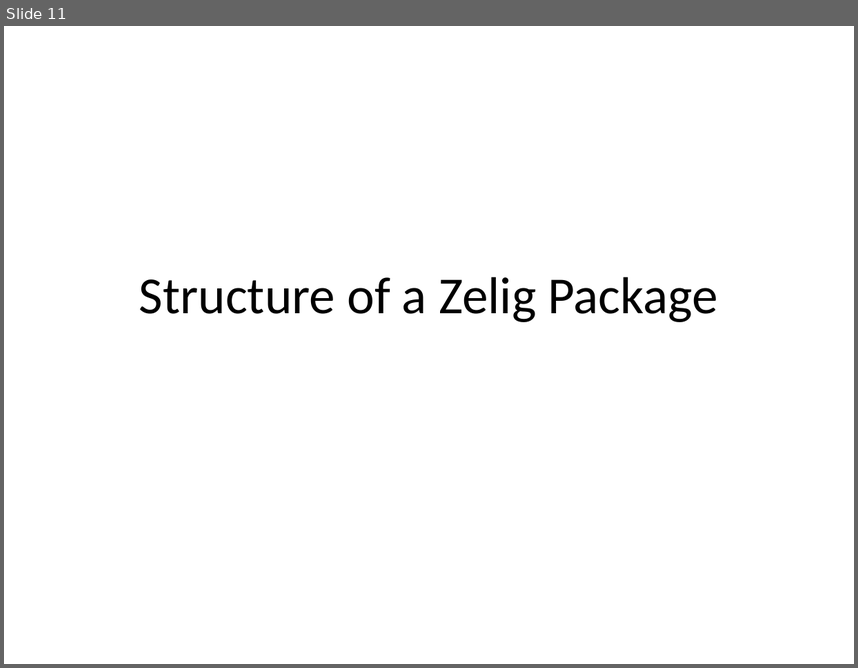
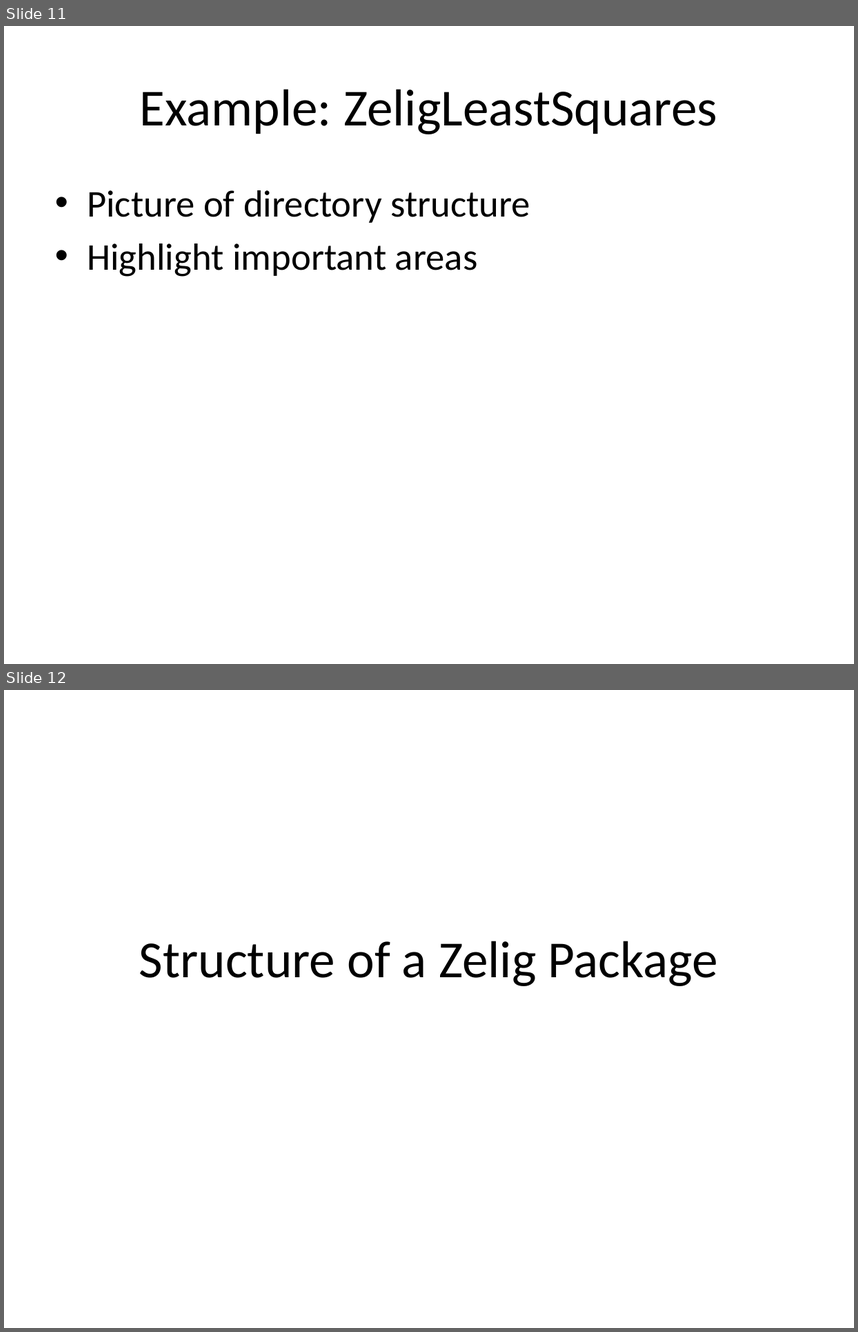
Before and after one commit to IQSS/Zelig4-Documentation, a slide deck: January-Class/Zelig_1_regressions.pptx. Shown one above the other, each under a label of ours: slide 11 before the commit, slides 11 and 12 after it. The pictures are 858x668 and 858x1332 pixels, drawn with LibreOffice and Linux fonts; fonts in the diff are those of the drawing. Boxes give left, top, right and bottom in pixels: in the first picture for what was removed or moved away, otherwise in the second. Text is boxed around its words. In the diff, an @@ line names an element or a change of style, - is before the commit and + after.

Commit message:
Adding "ZeligDemo" as a follow-along

```diff
--- a/January-Class/Zelig_1_regressions.pptx
+++ b/January-Class/Zelig_1_regressions.pptx
@@ slide 11 added at [4, 26, 854, 664], background #FFFFFF @@
@@ title added at [140, 89, 717, 134], 44 pt, text #000000 @@
+Example: ZeligLeastSquares
@@ text added at [87, 190, 530, 276], 32 pt, text #000000 @@
+• Picture of directory structure
+• Highlight important areas
@@ what was slide 11 is now slide 12 @@
```
Also in this commit, not shown: 2 slides changed, 1 other slide added, 17 other files.
